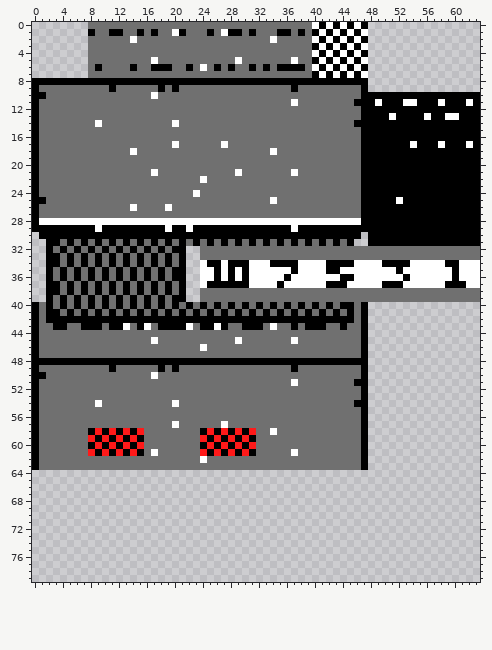
Sprite sheet: assets/images/tilesets/ground_new.png. Above, as it was before the edit.
The file is 64x80 pixels.
After:
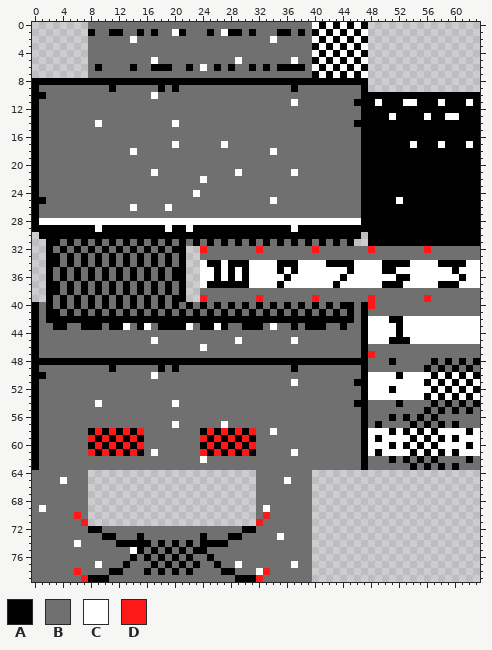
Palette (. is transparent): A #000000  B #707070  C #ffffff  D #fe1919
The edit:
@@ x 0..63 @@
 31 ..AABABABABABABABABABABABABABABABABABABABABABA..AAAAAAAAAAAAAAAA
-32 ..ABABABABABABABABABAA..BBBBBBBBBBBBBBBBBBBBBBBBBBBBBBBBBBBBBBBB
+32 ..ABABABABABABABABABAA..DBBBBBBBDBBBBBBBDBBBBBBBDBBBBBBBDBBBBBBB
 33 ..AABABABABABABABABABA..BBBBBBBBBBBBBBBBBBBBBBBBBBBBBBBBBBBBBBBB
-34 ..AABABABABABABABABABA..CAACAAACCCAAAACCCCAAAACCCCAAAACCCCCAACCC
-35 ..ABABABABABABABABABAA..CCACACACCCCCCACCCCAACCCCCCCCACCCCCCCACCC
-36 ..ABABABABABABABABABAA..CCACACACCCCCACCCCCCCAACCCCCCCACCCCCCACCC
-37 ..AABABABABABABABABABA..CAAAAAACCCCACCCCCCAAACCCCCAAACCCCCCAAACC
+34 ..AABABABABABABABABABA..CAACAAACCCCAAACCCCAAAACCCCAAAACCCCAAAACC
+35 ..ABABABABABABABABABAA..CCACACACCCCACACCCCCCCACCCCAACCCCCCCCACCC
+36 ..ABABABABABABABABABAA..CCACACACCCCCACCCCCCCACCCCCCCAACCCCCCCACC
+37 ..AABABABABABABABABABA..CAAAAAACCCCACCCCCCCACCCCCCAAACCCCCAAACCC
 38 ..AABABABABABABABABABA..BBBBBBBBBBBBBBBBBBBBBBBBBBBBBBBBBBBBBBBB
-39 ..ABABABABABABABABABAA..BBBBBBBBBBBBBBBBBBBBBBBBBBBBBBBBBBBBBBBB
-40 ABABABABABABABABABABABABABABABABABABABABABABAABA................
-41 ABAABABABABABABABABABABABABABABABABABABABABABABA................
-42 ABAAAAAAAAAAAAAAAAAAAAAAAAAAAAAAAAAAAAAAAAAAAABA................
-43 ABBAABBAAABAACBACBAAAACBAACABBAAABCBBABAAABBABBA................
-44 ABBBBBBBBBBBBBBBBBBBBBBBBBBBBBBBBBBBBBBBBBBBBBBA................
-45 ABBBBBBBBBBBBBBBBCBBBBBBBBBBBCBBBBBBBCBBBBBBBBBA................
-46 ABBBBBBBBBBBBBBBBBBBBBBBCBBBBBBBBBBBBBBBBBBBBBBA................
-47 ABBBBBBBBBBBBBBBBBBBBBBBBBBBBBBBBBBBBBBBBBBBBBBA................
-48 AAAAAAAAAAAAAAAAAAAAAAAAAAAAAAAAAAAAAAAAAAAAAAAA................
-49 ABBBBBBBBBBABBBBBBABABBBBBBBBBBBBBBBBABBBBBBBBBA................
-50 AABBBBBBBBBBBBBBBCBBBBBBBBBBBBBBBBBBBBBBBBBBBBBA................
-51 ABBBBBBBBBBBBBBBBBBBBBBBBBBBBBBBBBBBBCBBBBBBBBAA................
-52 ABBBBBBBBBBBBBBBBBBBBBBBBBBBBBBBBBBBBBBBBBBBBBBA................
-53 ABBBBBBBBBBBBBBBBBBBBBBBBBBBBBBBBBBBBBBBBBBBBBBA................
-54 ABBBBBBBBCBBBBBBBBBBCBBBBBBBBBBBBBBBBBBBBBBBBBAA................
-55 ABBBBBBBBBBBBBBBBBBBBBBBBBBBBBBBBBBBBBBBBBBBBBBA................
-56 ABBBBBBBBBBBBBBBBBBBBBBBBBBBBBBBBBBBBBBBBBBBBBBA................
-57 ABBBBBBBBBBBBBBBBBBBCBBBBBBCBBBBBBBBBBBBBBBBBBBA................
-58 ABBBBBBBADADADADBBBBBBBBADADADADBBCBBBBBBBBBBBBA................
-59 ABBBBBBBDADADADABBBBBBBBDADADADABBBBBBBBBBBBBBBA................
-60 ABBBBBBBADADADADBBBBBBBBADADADADBBBBBBBBBBBBBBBA................
-61 ABBBBBBBDADADADABCBBBBBBDADADADABBBBBCBBBBBBBBBA................
-62 ABBBBBBBBBBBBBBBBBBBBBBBCBBBBBBBBBBBBBBBBBBBBBBA................
-63 ABBBBBBBBBBBBBBBBBBBBBBBBBBBBBBBBBBBBBBBBBBBBBBA................
-64 ................................................................
-65 ................................................................
-66 ................................................................
-67 ................................................................
-68 ................................................................
-69 ................................................................
-70 ................................................................
-71 ................................................................
-72 ................................................................
-73 ................................................................
-74 ................................................................
-75 ................................................................
-76 ................................................................
-77 ................................................................
-78 ................................................................
-79 ................................................................
+39 ..ABABABABABABABABABAA..DBBBBBBBDBBBBBBBDBBBBBBBDBBBBBBBDBBBBBBB
+40 ABABABABABABABABABABABABABABABABABABABABABABAABADBBBBBBBBBBBBBBB
+41 ABAABABABABABABABABABABABABABABABABABABABABABABABBBBBBBBBBBBBBBB
+42 ABAAAAAAAAAAAAAAAAAAAAAAAAAAAAAAAAAAAAAAAAAAAABACCCAACCCCCCCCCCC
+43 ABBAABBAAABAACBACBAAAACBAACABBAAABCBBABAAABBABBACCCCACCCCCCCCCCC
+44 ABBBBBBBBBBBBBBBBBBBBBBBBBBBBBBBBBBBBBBBBBBBBBBACCCCACCCCCCCCCCC
+45 ABBBBBBBBBBBBBBBBCBBBBBBBBBBBCBBBBBBBCBBBBBBBBBACCCAAACCCCCCCCCC
+46 ABBBBBBBBBBBBBBBBBBBBBBBCBBBBBBBBBBBBBBBBBBBBBBABBBBBBBBBBBBBBBB
+47 ABBBBBBBBBBBBBBBBBBBBBBBBBBBBBBBBBBBBBBBBBBBBBBADBBBBBBBBBBBBBBB
+48 AAAAAAAAAAAAAAAAAAAAAAAAAAAAAAAAAAAAAAAAAAAAAAAABBBABBBBBABABABA
+49 ABBBBBBBBBBABBBBBBABABBBBBBBBBBBBBBBBABBBBBBBBBABBBBBBBBABABABAB
+50 AABBBBBBBBBBBBBBBCBBBBBBBBBBBBBBBBBBBBBBBBBBBBBACCCCACCCCACACACA
+51 ABBBBBBBBBBBBBBBBBBBBBBBBBBBBBBBBBBBBCBBBBBBBBAACCCCCCCCACACACAC
+52 ABBBBBBBBBBBBBBBBBBBBBBBBBBBBBBBBBBBBBBBBBBBBBBACCCACCCCCACACACA
+53 ABBBBBBBBBBBBBBBBBBBBBBBBBBBBBBBBBBBBBBBBBBBBBBACCCCCCCCACACACAC
+54 ABBBBBBBBCBBBBBBBBBBCBBBBBBBBBBBBBBBBBBBBBBBBBAABBBBABBBBABABABA
+55 ABBBBBBBBBBBBBBBBBBBBBBBBBBBBBBBBBBBBBBBBBBBBBBABBBBBBBBABABABAB
+56 ABBBBBBBBBBBBBBBBBBBBBBBBBBBBBBBBBBBBBBBBBBBBBBABBBABABABABBBBBB
+57 ABBBBBBBBBBBBBBBBBBBCBBBBBBCBBBBBBBBBBBBBBBBBBBABABBBBABABABABBB
+58 ABBBBBBBADADADADBBBBBBBBADADADADBBCBBBBBBBBBBBBACCCACACACACCCCAC
+59 ABBBBBBBDADADADABBBBBBBBDADADADABBBBBBBBBBBBBBBACACCCCACACACACCC
+60 ABBBBBBBADADADADBBBBBBBBADADADADBBBBBBBBBBBBBBBACCCACACACACCCCAC
+61 ABBBBBBBDADADADABCBBBBBBDADADADABBBBBCBBBBBBBBBACACCCCACACACACCC
+62 ABBBBBBBBBBBBBBBBBBBBBBBCBBBBBBBBBBBBBBBBBBBBBBABBBABABABABBBBAB
+63 ABBBBBBBBBBBBBBBBBBBBBBBBBBBBBBBBBBBBBBBBBBBBBBABBBBBBABABABABBB
+64 BBBBBBBB........................BBBBBBBB........................
+65 BBBBCBBB........................BBBBCBBB........................
+66 BBBBBBBB........................BBBBBBBB........................
+67 BBBBBBBB........................BBBBBBBB........................
+68 BBBBBBBB........................BBBBBBBB........................
+69 BCBBBBBB........................BCBBBBBB........................
+70 BBBBBBDB........................BDBBBBBB........................
+71 BBBBBBBD........................DBBBBBBB........................
+72 BBBBBBBBAABBBBBBBBBBBBBBBBBBBBAABBBBBBBB........................
+73 BBBBBBBBBBAABBBABBBBBBBBABBBAABBBBBCBBBB........................
+74 BBBBBBCBBBBBAAAAABABABABAAAABBBBBBBBBBBB........................
+75 BBBBBBBBBBBBBBCABABABABAABBBBBBBBBBBBBBB........................
+76 BBBBBBBBBBBBBBABABABABABBABBBBBBBBBBBBBB........................
+77 BBBBBBBBBCBBBABBBABABABABBABBCBBBBBBBCBB........................
+78 BBBBBBDBBBBAABBBABABABABBBBAABBBCDBBBBBB........................
+79 BBBBBBBDAAABBBBBBBBBBBBBBBBBBAAADBBBBBBB........................
